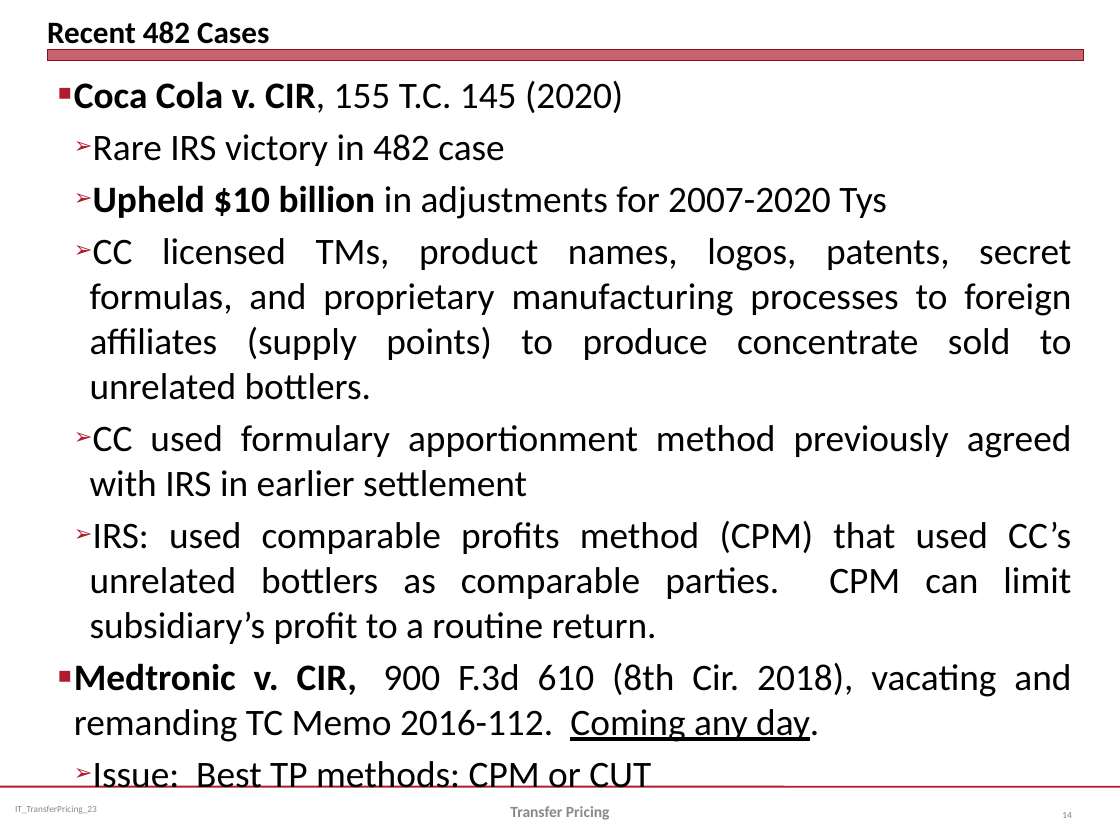
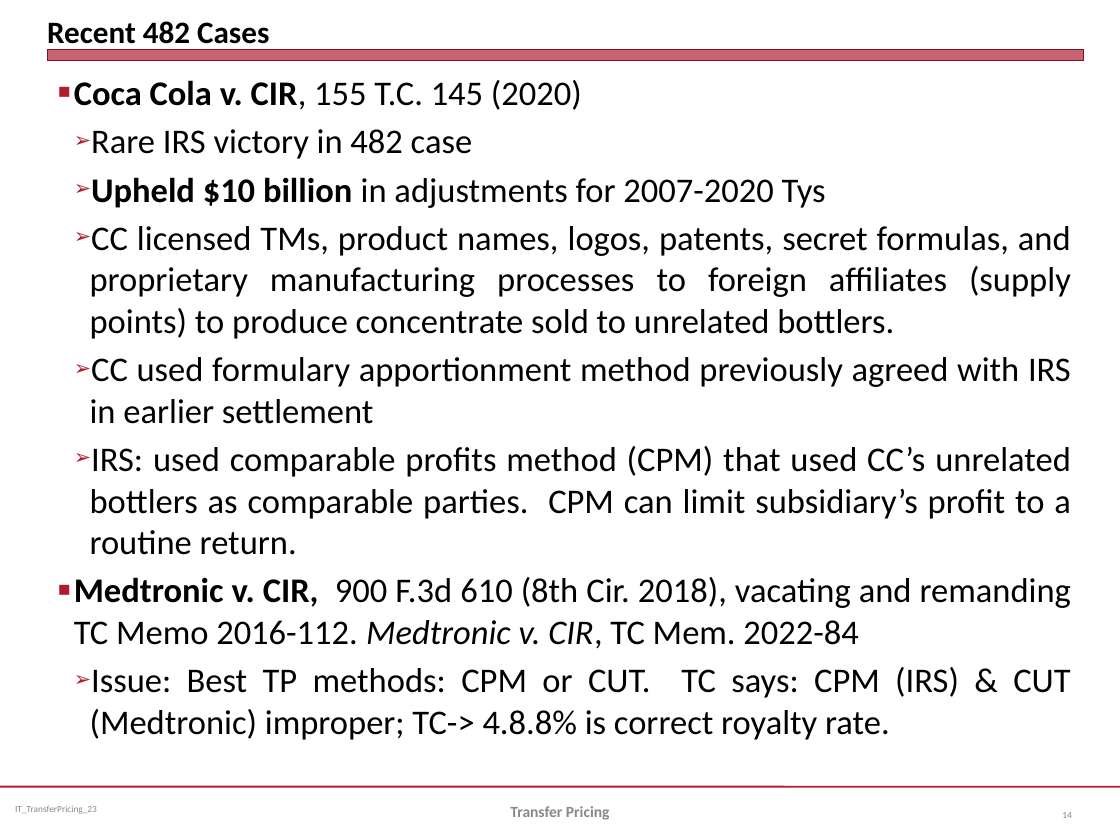
Before and after one commit to jmc877/International-Tax, a slide deck: slide 14 of slides/IT_TransferPricing_2023.pptx. Drawn at 1120x840 pixels with LibreOffice and Linux fonts; fonts in the diff are those of the drawing. Boxes give left, top, right and bottom in pixels: in the first picture for what was removed or moved away, otherwise in the second. Text is boxed around its words. In the diff, an @@ line names an element or a change of style, - is before the commit and + after.

```diff
--- a/slides/IT_TransferPricing_2023.pptx
+++ b/slides/IT_TransferPricing_2023.pptx
@@ text at bbox=[74, 80, 1071, 555]: size 24 to 22.2 pt in "Coca Cola v. CIR, 155 T.C. 145 ...", "Rare IRS victory in 482 case", "Upheld $10 billion in adjustments for 2007-2020 ...", "CC licensed TMs, product names, logos, patents, ..." and 2 more places @@
@@ text at bbox=[74, 577, 1071, 740]: text changed; size 24 to 22.2 pt @@
-■ Medtronic v. CIR, 900 F.3d 610 (8th Cir. 2018), vacating and remanding TC Memo 2016-112. Coming any day.
-  ➢ Issue: Best TP methods: CPM or CUT
+■ Medtronic v. CIR, 900 F.3d 610 (8th Cir. 2018), vacating and remanding TC Memo 2016-112. Medtronic v. CIR, TC Mem. 2022-84
+  ➢ Issue: Best TP methods: CPM or CUT. TC says: CPM (IRS) & CUT (Medtronic) improper; TC-> 4.8.8% is correct royalty rate.
```
Also in this commit, not shown: 4 other slides changed, 1 slide added, 1 slide removed, 1 other file.
